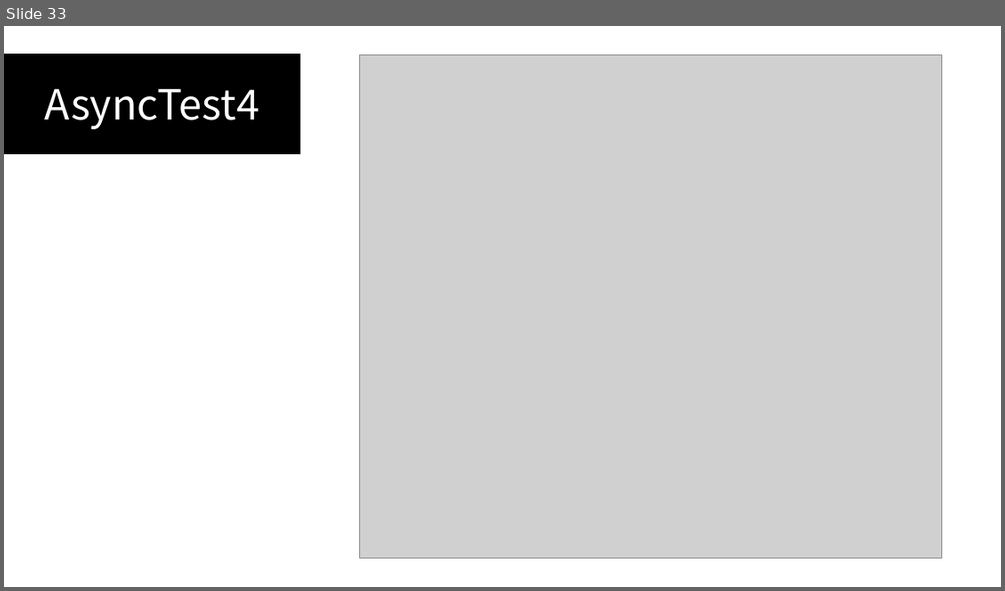
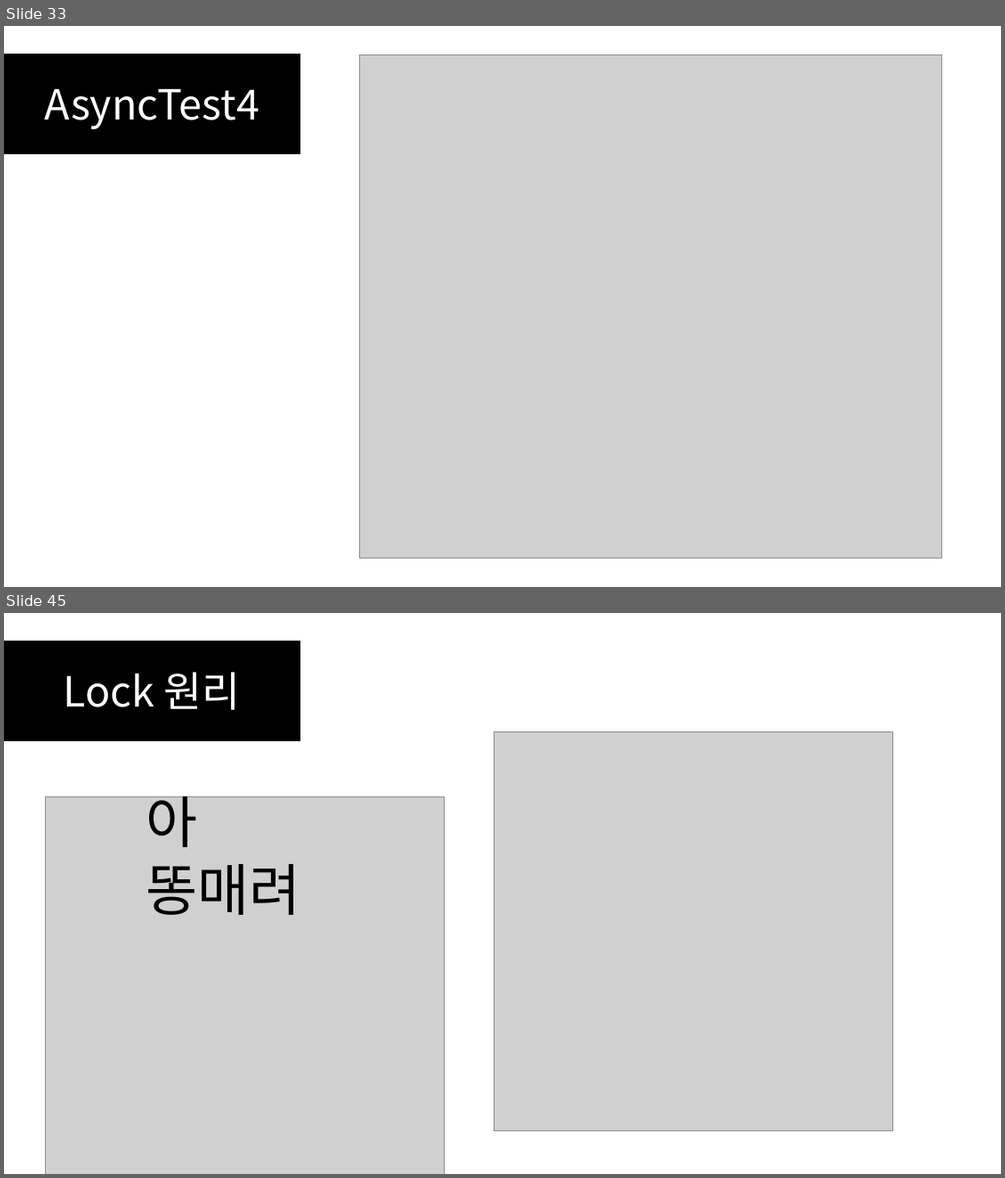
Before and after one commit to SEH00N/SDLU, a slide deck: ServerLecture/PT/4강 멀티스레딩 기초.pptx. Shown one above the other, each under a label of ours: slide 33 before the commit, slides 33 and 45 after it; the slides between them are not shown. The pictures are 1005x591 and 1005x1178 pixels, drawn with LibreOffice and Linux fonts; fonts in the diff are those of the drawing; grey boxes stand for pictures. Boxes give left, top, right and bottom in pixels: in the first picture for what was removed or moved away, otherwise in the second. Text is boxed around its words. In the diff, an @@ line names an element or a change of style, - is before the commit and + after.

```diff
--- a/ServerLecture/PT/4강 멀티스레딩 기초.pptx
+++ b/ServerLecture/PT/4강 멀티스레딩 기초.pptx
@@ slide 45 added at [4, 613, 1001, 1174], background #FFFFFF @@
@@ rectangle added at [4, 641, 300, 741], fill #000000, outline #000000 1 pt, 40 pt, text #FFFFFF @@
+Lock 원리
@@ picture added at [494, 732, 893, 1130] @@
@@ picture added at [46, 797, 445, 1174] @@
@@ text added at [146, 787, 300, 915], 54 pt, text #000000 @@
+아 똥매려
```
Also in this commit, not shown: 1 slide changed, 27 other slides added, 1 slide removed, 11 other files.
